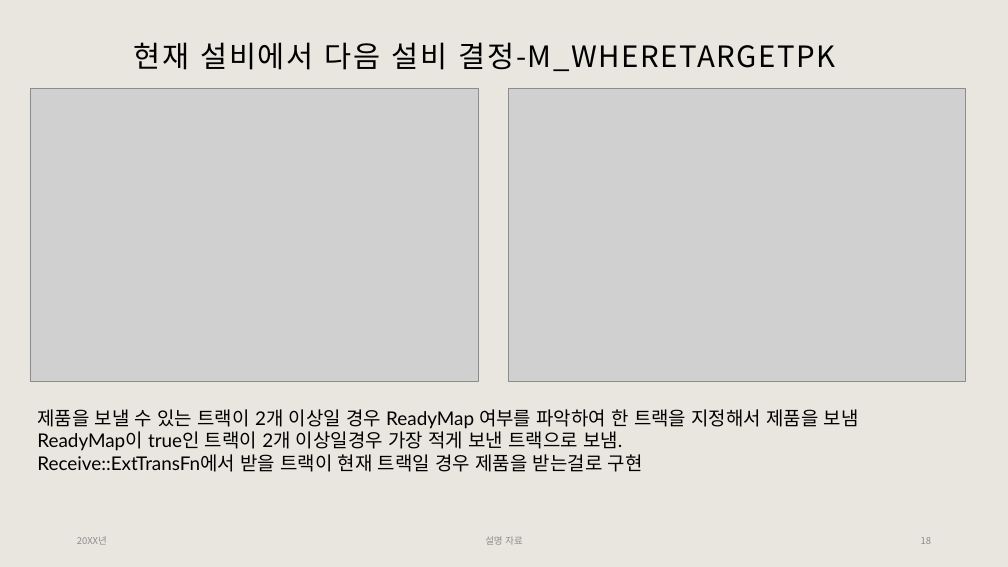
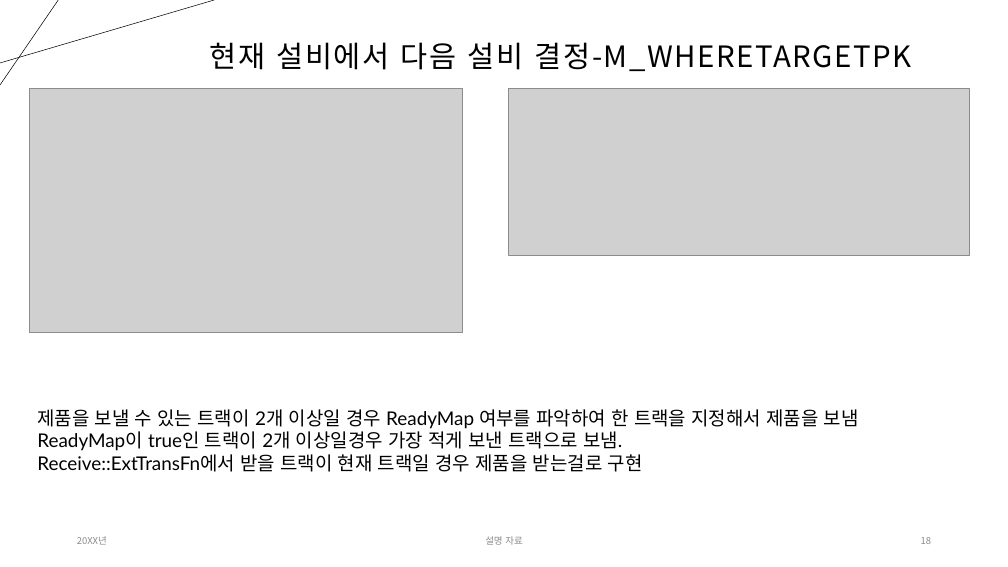
Before and after one commit to Tentailsahri/DT_FINAL_Project, a slide deck: slide 18 of 문서/시나리오에 따른 공정 시뮬레이션 발표 - 박민준.pptx. Drawn at 1008x567 pixels with LibreOffice and Linux fonts; fonts in the diff are those of the drawing; grey boxes stand for pictures. Boxes give left, top, right and bottom in pixels: in the first picture for what was removed or moved away, otherwise in the second. Text is boxed around its words. In the diff, an @@ line names an element or a change of style, - is before the commit and + after.

```diff
--- a/문서/시나리오에 따른 공정 시뮬레이션 발표 - 박민준.pptx
+++ b/문서/시나리오에 따른 공정 시뮬레이션 발표 - 박민준.pptx
@@ background #E9E6DF to #FFFFFF @@
@@ line added from (0, 63) to (214, 0), #000000 0.5 pt @@
@@ line added from (58, 0) to (0, 85), #000000 0.5 pt @@
@@ title "현재 설비에서 다음 설비 결정-M_WHERETARGETPK" at [210,42,912,71]: alignment left to centre @@
@@ picture: place and size @@
-picture at [30,88,479,382]
+picture at [30,88,463,333]
@@ picture: place and size @@
-picture at [509,88,966,382]
+picture at [509,88,969,255]
```
Also in this commit, not shown: 2 other slides changed.
